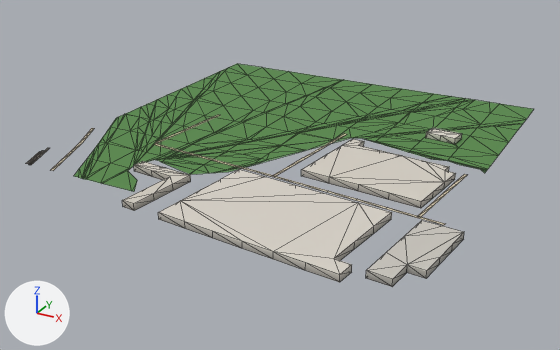
Two versions of the glTF model public/assets/bengaluru-region-v1/tiles/t12_3-l0.glb, one commit apart.
Before and after are seen from a 50 mm lens placed at (6691.0, 897.0, 361.0), pointed at (6252.0, 1694.0, -37.0). Every picture has the same lights, and +X, +Y and +Z are marked at lower left. The older version comes first. Mesh edges are drawn as thin lines.

The first picture shows 'building', 'ground'.
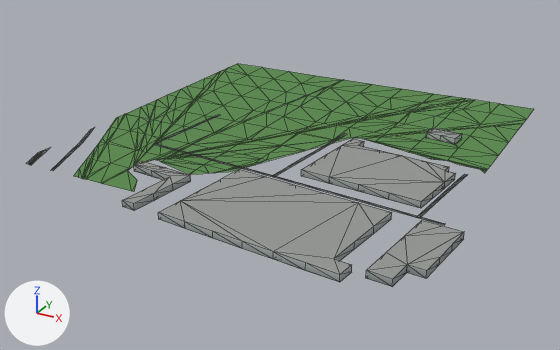
Changed parts and their boxes [x1, y1, x2, y2] in the pictures (560 x 350 px; the box of a moved part takes in the faces that stretch with it):
part 1 of me_building, recoloured (light grey to grey): [122, 128, 464, 287] in both
part 2 of me_ground, rebuilt: before [29, 148, 49, 165]; after [30, 147, 51, 165]
part 3 of me_ground, moved or reshaped: before [26, 128, 94, 171]; after [26, 127, 95, 171]
part 4 of me_ground, moved or reshaped: before [155, 143, 178, 151]; after [154, 143, 178, 151]
part 5 of me_ground, moved or reshaped: [418, 216, 445, 225] in both
part 6 of me_ground, recoloured: [51, 115, 467, 218] in both

What the commit changed:
me_building is used by ob_building; location (6000.0, 1500.0, 0.0).
me_building had 134 vertices, 179 faces and spanned x 139.0..525.0, y -62.0..337.0, z 0.0..8.0.
me_building now has 134 vertices, 224 faces and spans x 139.0..525.0, y -62.0..337.0, z 0.0..8.0.
me_building part 1: 179 kept faces spanning x 139.0..525.0, y -62.0..337.0, z 0.0..8.0 get new vertex colours; the middle colour goes from light grey #c6c0b6 to grey #9ca3a3.
Edits to the shape of me_building do not show in these pictures.
me_ground is used by ob_ground; location (6000.0, 1500.0, 0.0).
Verts and faces of me_ground; kept vertices keep their numbers, new ones are numbered from 439.
Before the commit, vertices of me_ground: 64 (111.0, 128.0, 1.0) at pixel (157, 143), 65 (110.0, 124.0, 1.0) at pixel (154, 144).
Before the commit, vertices of me_ground: 84 (471.0, 93.0, 1.0) at pixel (419, 216), 85 (471.0, 89.0, 1.0) at pixel (417, 217), 86 (500.0, 90.0, 1.0) at pixel (445, 223), 87 (500.0, 86.0, 1.0) at pixel (443, 225).
me_ground had 439 vertices, 675 faces and spanned x -2.0..500.0, y -1.0..500.0, z 1.0.
me_ground now has 443 vertices, 679 faces and spans x 0.0..500.0, y 0.0..500.0, z 1.0.
me_ground part 2: the loose piece of 6 vertices spanning x -1.0..21.0, y -1.0..52.0, z 1.0 is rebuilt with 8 vertices and now spans x 0.0..22.0, y 0.0..56.0, z 1.0.
Part 3, on me_ground:
8 vertices are removed from x -2.0..16.0, y -1.0..134.0, z 1.0.
8 faces are deleted.
6 vertices move from x 32.0..56.0, y -1.0..57.0, z 1.0 to x 32.0..57.0, y 0.0..55.0, z 1.0.
8 vertices are added at x 0.0..16.0, y 0.0..138.0, z 1.0.
8 new faces join them.
Part 4, on me_ground:
Vertex 65 moves to (109.0, 124.0, 1.0), pixel (154, 144).
Vertex 64 moves to (111.0, 128.0, 1.0), pixel (157, 144).
Part 5, on me_ground:
Faces deleted: (84, 85, 87), (84, 87, 86).
New faces: (84, 85, 86), (85, 87, 86).
me_ground part 6: 56 kept faces spanning x 21.0..484.0, y 0.0..277.0, z 1.0 get new vertex colours; the middle colour goes from beige #d7c9ae to dark grey #535556.
Other edits to the shape of me_ground do not show in these pictures.
